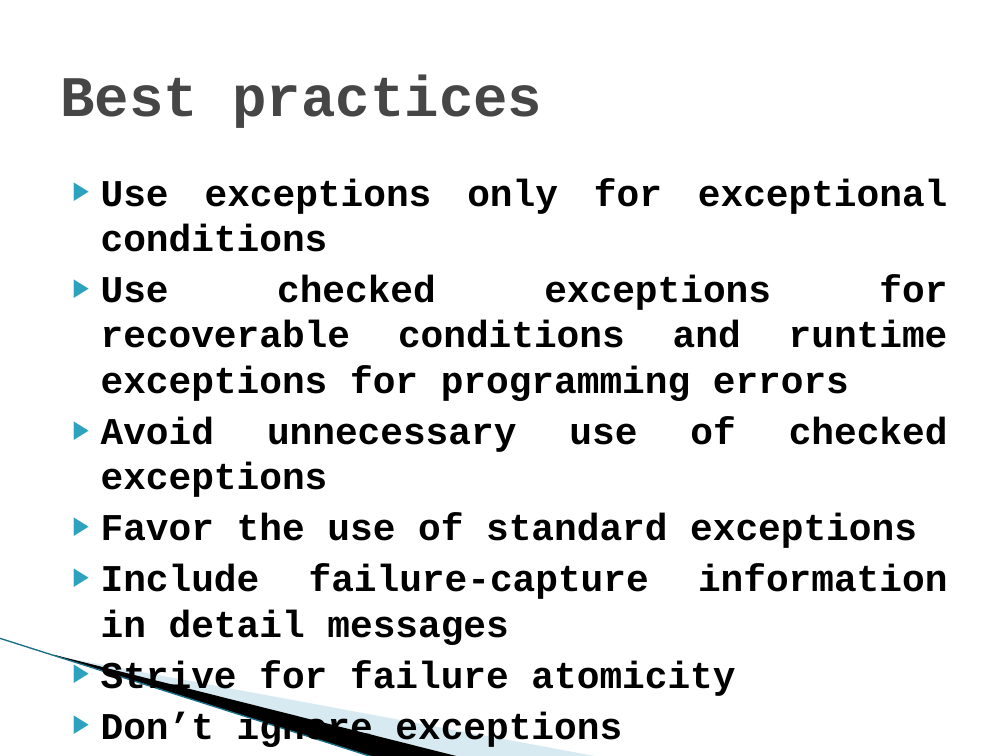
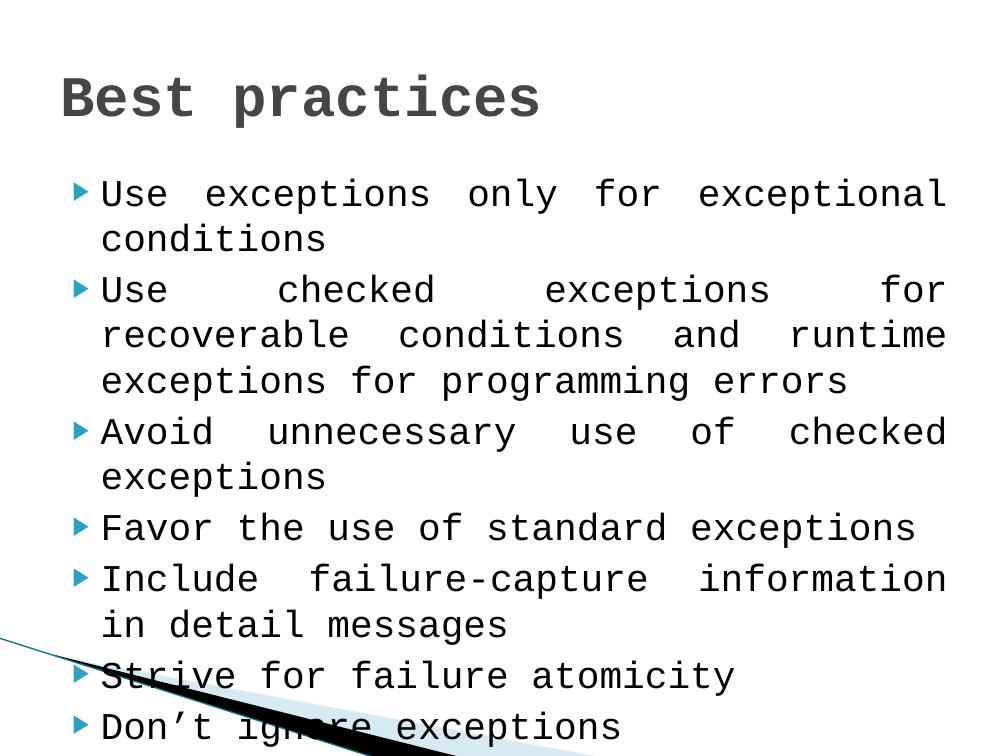
Before and after one commit to ZeroToHero-2014/Java, a slide deck: slide 14 of workshops/3.Exceptions.pptx. Drawn at 1008x756 pixels with LibreOffice and Linux fonts; fonts in the diff are those of the drawing; background and template pictures are left out. Boxes give left, top, right and bottom in pixels: in the first picture for what was removed or moved away, otherwise in the second. Text is boxed around its words. In the diff, an @@ line names an element or a change of style, - is before the commit and + after.

```diff
--- a/workshops/3.Exceptions.pptx
+++ b/workshops/3.Exceptions.pptx
@@ text "Use exceptions only for exceptional ..." at (x1=101, y1=179, x2=948, y2=750): bold off @@
```
Also in this commit, not shown: 1 other file.
